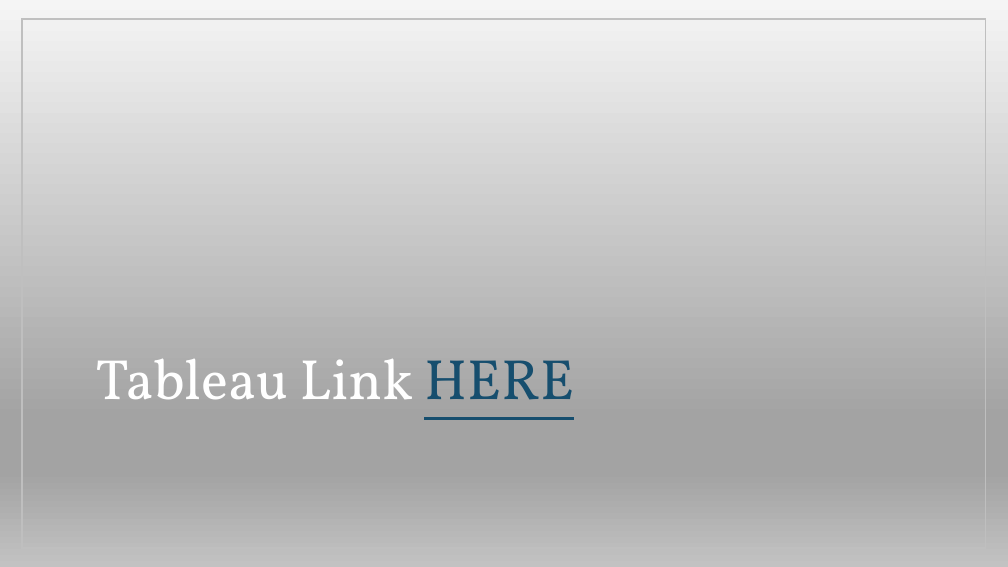
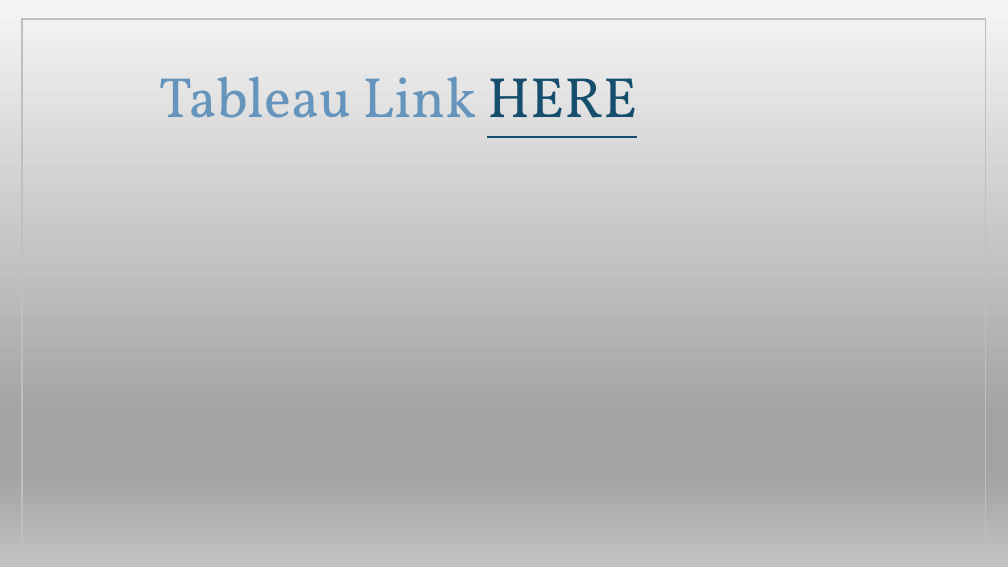
Before and after one commit to Myorignl/Final_Project-, a slide deck: slide 12 of Final Project _2022.pptx. Drawn at 1008x567 pixels with LibreOffice and Linux fonts; fonts in the diff are those of the drawing; background and template pictures are left out. Boxes give left, top, right and bottom in pixels: in the first picture for what was removed or moved away, otherwise in the second. Text is boxed around its words. In the diff, an @@ line names an element or a change of style, - is before the commit and + after.

```diff
--- a/Final Project _2022.pptx
+++ b/Final Project _2022.pptx
@@ title "Tableau Link HERE": place and size @@
-title "Tableau Link HERE" at [96,358,574,420]
+title "Tableau Link HERE" at [159,76,637,138]
@@ title "Tableau Link HERE" at [159,76,637,138]: text colour #FFFFFF to #6595BC in "Tableau Link" @@
```
Also in this commit, not shown: 1 other file.
